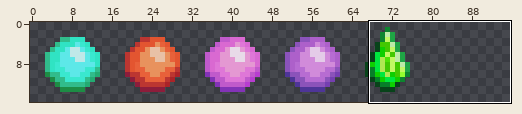
Two states of a sprite sheet, assets/sprites/pearls.png. The picture above shows the old version from afar; the outline marks the close-up.
Close-up. Before the commit:
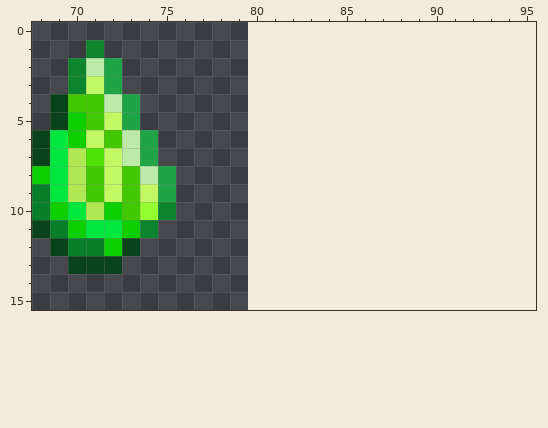
The file is 80x16 pixels. Shown: x 68..95, y 0..15. The old version is drawn lined up with the new one, on the new canvas.
Once edited:
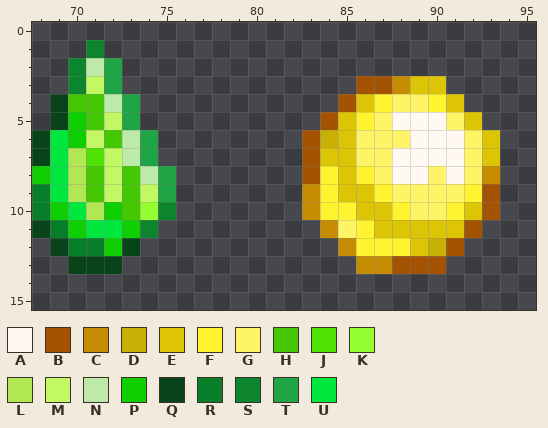
Palette (. is transparent): A #fff9f2  B #a35302  C #c68d03  D #c8b104  E #ddc404  F #fff42f  G #fff466  H #43c801  J #4ee304  K #94fe30  L #b0e752  M #c2f864  N #bdeaa8  P #0ecf01  Q #08431a  R #077e29  S #0d852f  T #1fa545  U #00e83e
Commit: fix(sprites): Update gem and pearl sprite images
Change:
canvas 80x16 -> 96x16
The edit adds colour A in row 5 at x 88 to 90; in row 6 at x 89 to 91; in row 7 at x 88 to 91; in row 8 at x 88 to 89 and 91.
The edit adds colour B in row 3 at x 86 to 87; in row 4 at x 85; in row 5 at x 84; in rows 6 to 8 at x 83; in rows 9 to 10 at x 93; in row 11 at x 92.
The edit adds colour B in row 12 at x 91; in row 13 at x 88 to 90.
The edit adds colour C in row 3 at x 88; in row 8 at x 93; in rows 9 to 10 at x 83; in row 11 at x 84; in row 12 at x 85; in row 13 at x 86 to 87.
The edit adds colour D in row 6 at x 84; in row 12 at x 90.
The edit adds colour E in row 3 at x 89 to 90; in row 4 at x 86 and 91; in row 5 at x 85 and 92; in row 6 at x 85 and 93; in row 7 at x 84 to 85 and 93; in row 8 at x 85.
The edit adds colour E in row 9 at x 85 to 86; in row 10 at x 86 to 87 and 92; in row 11 at x 87 to 91; in row 12 at x 89.
The edit adds colour F in row 4 at x 87 and 90; in row 5 at x 86; in row 8 at x 84 and 86; in row 9 at x 84, 87 and 92; in row 10 at x 84 to 85, 88 and 91; in row 11 at x 86.
The edit adds colour F in row 12 at x 86 to 88.
The edit adds colour G in row 4 at x 88 to 89; in row 5 at x 87 and 91; in row 6 at x 86 to 88 and 92; in row 7 at x 86 to 87 and 92; in row 8 at x 87, 90 and 92; in row 9 at x 88 to 91.
The edit adds colour G in row 10 at x 89 to 90; in row 11 at x 85.
Pixel boxes of the changes (left, top, right, bottom) in both close-ups:
added: (302, 76, 500, 274)
